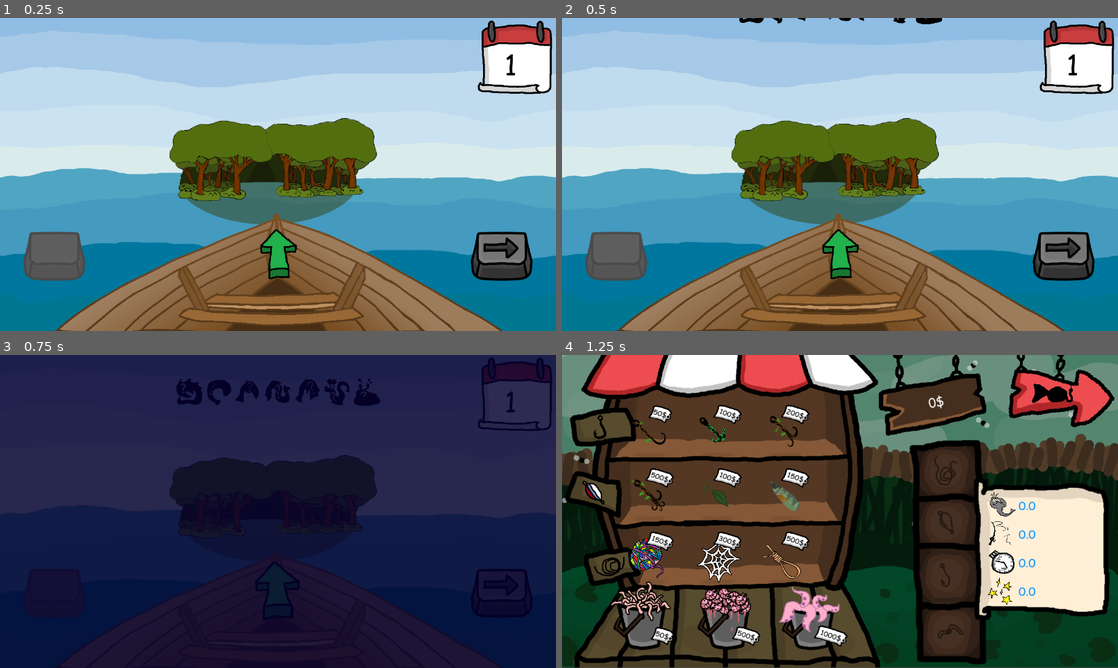
Above: before the commit, frames 1-4 (two rows, left to right).
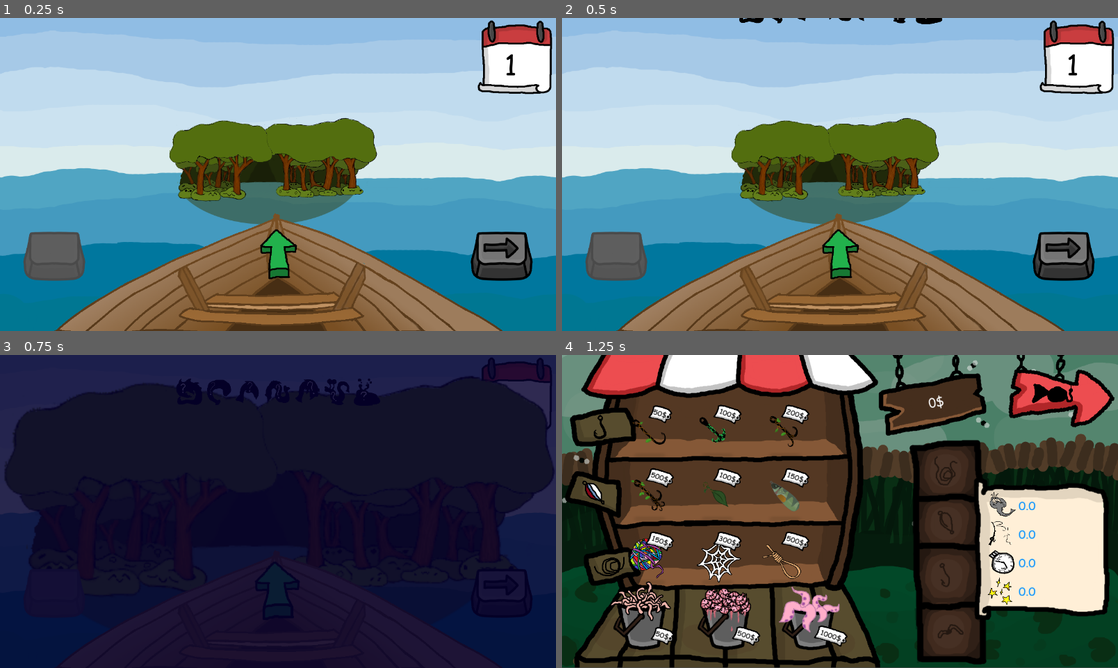
Above: after the commit, the same moments.

Repository: Animo105/greedy-fishing
Game: Godot game, scene res://Level Select/level_select.tscn
The game is run twice, just before and just after one commit, with the same random seed, the same clock (stepped at 60 frames per second) and the same inputs. This scene is started directly instead of the project's main scene. Sound files missing from this copy of the repository are replaced by a short silence.
Inputs (mouse positions are in pixels of both pictures, inside the frame that each line leads up to):
- Up to frame 1 (0.25 s): no input
- Up to frame 2 (0.5 s): no input
- Up to frame 3 (0.75 s): click (278, 592) at 0.5 s
- Up to frame 4 (1.25 s): no input

Frames 1-2 are identical in both runs. In frame 3, 42% of the frame differs, in the area x 0-100%, y 6-77%; in frame 4, nothing differs.

Commit message:
JUCE quand tu select un level

Diff:
--- a/Level Select/level_select.gd
+++ b/Level Select/level_select.gd
@@ -83,6 +83,8 @@
 	if !LevelManager.level_list[Globals.current_habitat].is_unlocked: return
 	MainMusic.tune_music_down(-25, 2)
 	SfxManager.play("enterarea", -2)
+	stage_tween = create_tween()
+	stage_tween.tween_property(stages[Globals.current_habitat], "scale", Vector2(10.0, 10.0), 1.0)
 	TransitionScreen.call_between_fade(SceneManager.load_from_file.bind("res://Shop/shop.tscn"))
 
 func _on_unlock_button_pressed() -> void:
